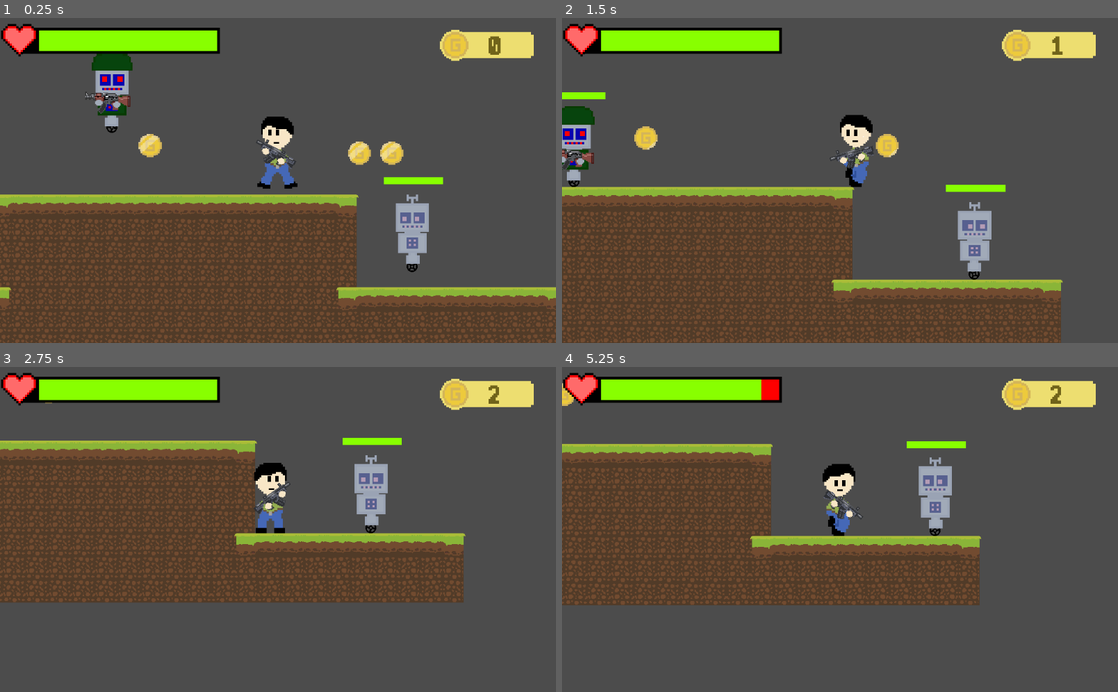
Above: before the commit, frames 1-4 (two rows, left to right).
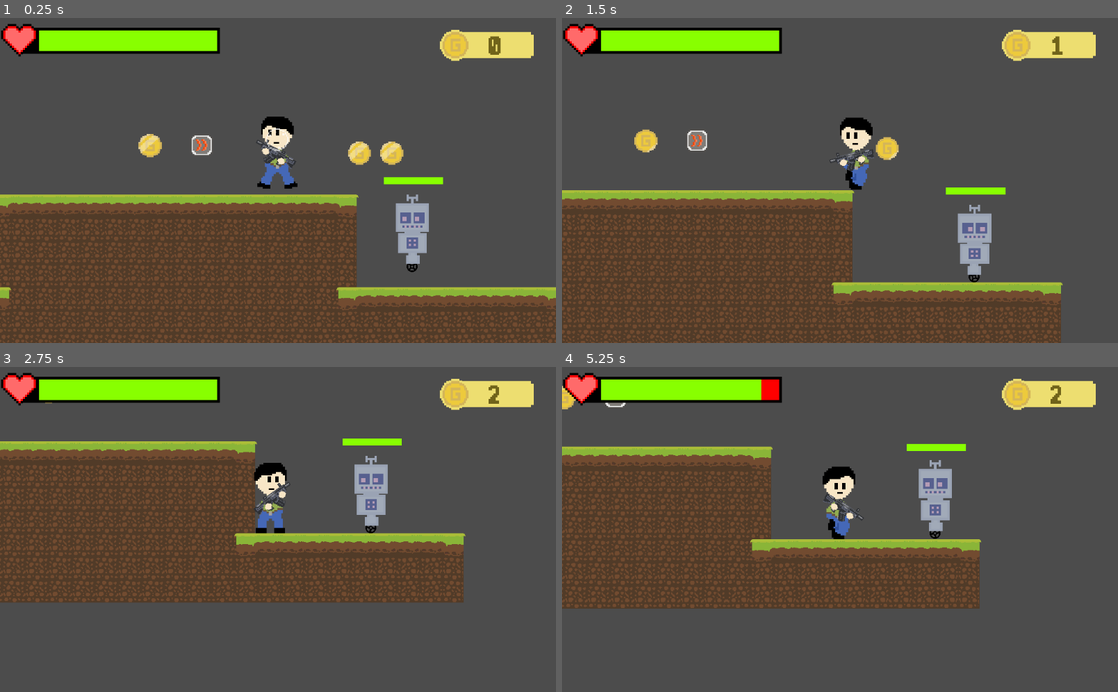
Above: after the commit, the same moments.

Repository: megarubber/green
Game: Godot game, scene res://levels/TestLevel.tscn
Same seed, same stepped clock (60 frames per second), same inputs: the game is played once before the commit and once after it.
Inputs (mouse positions are in pixels of both pictures, inside the frame that each line leads up to):
- Up to frame 1 (0.25 s): no input
- Up to frame 2 (1.5 s): move the mouse to (962, 164) at 0.52 s; hold Right (ui_right) from 0.53 s (still down); tap Up (ui_up) at 0.6, 0.77, 1.07, 1.35 s; move the mouse to (728, 196) at 1.27 s
- Up to frame 3 (2.75 s): tap Up (ui_up) at 1.52, 1.82, 2.1 s; move the mouse to (333, 458) at 2.02 s; release Right (ui_right) at 2.03 s; hold Left (ui_left) from 2.03 s (still down)
- Up to frame 4 (5.25 s): move the mouse to (812, 594) at 2.77 s; release Left (ui_left) at 2.78 s; hold Right (ui_right) 2.78-4.28 s; tap Up (ui_up) at 2.85, 3.02, 3.32, 3.6, 3.77, 4.07, 4.35, 4.52, 4.82, 5.1 s; move the mouse to (1006, 578) at 3.52 s; move the mouse to (673, 480) at 4.27 s; hold Left (ui_left) 4.28-5.03 s; move the mouse to (867, 529) at 5.02 s; hold Right (ui_right) from 5.03 s (still down)

The runs differ from the first frame. In frame 1, 1.5% of the frame differs, in the area x 15-52%, y 10-43%; in frame 2, 15%, in the area x 0-91%, y 22-100%; in frame 3, 1.4%; in frame 4, 12%.

Commit message:
feat: powerups

Diff:
--- /dev/null
+++ b/collectables/powerups/PowerUp.gd
@@ -0,0 +1,33 @@
+extends Area2D
+
+# Node Referencing
+onready var sprite = $AnimatedSprite
+
+# Signal
+signal player_entered(type)
+
+# Enum
+enum {SPEED, JUMP, GUN}
+
+# General Variables
+export(int) var type = SPEED
+
+func _ready() -> void:
+	match type:
+		SPEED:
+			sprite.play("speed")
+		JUMP:
+			sprite.play("jump")
+		GUN:
+			sprite.play("gun")
+	sprite.scale = Vector2(1, 1)
+
+func _on_Coin_body_entered(body) -> void:
+	if body.is_in_group("player"):
+		emit_signal("player_entered", type)
+		sprite.play("collected")
+		sprite.scale = Vector2(0.7, 0.7)
+
+func _on_AnimatedSprite_animation_finished() -> void:
+	if sprite.get_animation() == "collected":
+		queue_free()
--- /dev/null
+++ b/collectables/powerups/PowerUp.tscn
@@ -0,0 +1,52 @@
+[gd_scene load_steps=13 format=2]
+
+[ext_resource path="res://collectables/powerups/powerup-1.png" type="Texture" id=1]
+[ext_resource path="res://collectables/powerups/PowerUp.gd" type="Script" id=2]
+[ext_resource path="res://collectables/powerups/powerup-3.png" type="Texture" id=3]
+[ext_resource path="res://collectables/powerups/powerup-2.png" type="Texture" id=4]
+[ext_resource path="res://others/effects/collected-2.png" type="Texture" id=8]
+[ext_resource path="res://others/effects/collected-3.png" type="Texture" id=9]
+[ext_resource path="res://others/effects/collected-5.png" type="Texture" id=10]
+[ext_resource path="res://others/effects/collected-4.png" type="Texture" id=11]
+[ext_resource path="res://others/effects/collected-6.png" type="Texture" id=12]
+[ext_resource path="res://others/effects/collected-1.png" type="Texture" id=13]
+
+[sub_resource type="SpriteFrames" id=2]
+animations = [ {
+"frames": [ ExtResource( 1 ) ],
+"loop": true,
+"name": "speed",
+"speed": 5.0
+}, {
+"frames": [ ExtResource( 13 ), ExtResource( 8 ), ExtResource( 9 ), ExtResource( 11 ), ExtResource( 10 ), ExtResource( 12 ) ],
+"loop": false,
+"name": "collected",
+"speed": 20.0
+}, {
+"frames": [ ExtResource( 3 ) ],
+"loop": true,
+"name": "gun",
+"speed": 5.0
+}, {
+"frames": [ ExtResource( 4 ) ],
+"loop": true,
+"name": "jump",
+"speed": 5.0
+} ]
+
+[sub_resource type="RectangleShape2D" id=1]
+extents = Vector2( 7, 7 )
+
+[node name="PowerUp" type="Area2D"]
+collision_layer = 4
+script = ExtResource( 2 )
+
+[node name="AnimatedSprite" type="AnimatedSprite" parent="."]
+frames = SubResource( 2 )
+animation = "speed"
+
+[node name="CollisionShape2D" type="CollisionShape2D" parent="."]
+shape = SubResource( 1 )
+
+[connection signal="body_entered" from="." to="." method="_on_Coin_body_entered"]
+[connection signal="animation_finished" from="AnimatedSprite" to="." method="_on_AnimatedSprite_animation_finished"]
--- a/levels/TestLevel.tscn
+++ b/levels/TestLevel.tscn
@@ -6,6 +6,7 @@
 [ext_resource path="res://enemy/sprites_enemy2/FollowerEnemy.tscn" type="PackedScene" id=4]
 [ext_resource path="res://others/hud/HUD.tscn" type="PackedScene" id=5]
 [ext_resource path="res://collectables/coin/Coin.tscn" type="PackedScene" id=6]
+[ext_resource path="res://collectables/powerups/PowerUp.tscn" type="PackedScene" id=7]
 
 [sub_resource type="ConvexPolygonShape2D" id=1]
 points = PoolVector2Array( 64, 64, 0, 64, 0, 0, 64, 0 )
@@ -363,18 +364,31 @@
 position = Vector2( 654, 59 )
 
 [node name="FollowerEnemy" parent="." instance=ExtResource( 4 )]
-position = Vector2( -171, -327 )
-
-[node name="HUD" parent="." instance=ExtResource( 5 )]
-
-[node name="Coin" parent="." instance=ExtResource( 6 )]
+position = Vector2( -942, -40 )
+
+[node name="Coins" type="Node2D" parent="."]
+
+[node name="Coin" parent="Coins" instance=ExtResource( 6 )]
 position = Vector2( -65, -136 )
 scale = Vector2( 2, 2 )
 
-[node name="Coin2" parent="." instance=ExtResource( 6 )]
+[node name="Coin2" parent="Coins" instance=ExtResource( 6 )]
 position = Vector2( 513, -115 )
 scale = Vector2( 2, 2 )
 
-[node name="Coin3" parent="." instance=ExtResource( 6 )]
+[node name="Coin3" parent="Coins" instance=ExtResource( 6 )]
 position = Vector2( 602, -115 )
 scale = Vector2( 2, 2 )
+
+[node name="PowerUps" type="Node2D" parent="."]
+
+[node name="PowerUp" parent="PowerUps" instance=ExtResource( 7 )]
+position = Vector2( 77, -137 )
+scale = Vector2( 4, 4 )
+
+[node name="PowerUp2" parent="PowerUps" instance=ExtResource( 7 )]
+position = Vector2( 286, -153 )
+scale = Vector2( 4, 4 )
+type = 1
+
+[node name="HUD" parent="." instance=ExtResource( 5 )]
--- a/player/Player.gd
+++ b/player/Player.gd
@@ -4,8 +4,6 @@
 const UP = Vector2(0, -1)
 const GRAVITY = 20
 const ACCELERATION = 50
-const MAX_SPEED = 250
-const MAX_JUMP_HEIGHT = -850
 const DAMAGE = 10
 
 # General Variables
@@ -13,6 +11,8 @@
 export var knockback = 15000
 export var knockup = 100
 var hit = false
+var max_speed = 250
+var max_jump_height = -850
 
 # Nodes Referencing
 onready var body_sprite = $BodySprite
@@ -28,6 +28,8 @@
 
 func _ready() -> void:
 	z_index = -2
+	for powerup in get_parent().get_node("PowerUps").get_children():
+		powerup.connect("player_entered", self, "_powerup")
 
 func execute_animation() -> void: # Player's animation function
 	if is_on_floor():
@@ -54,16 +56,16 @@
 	var friction = false
 
 	if Input.is_action_pressed("ui_right"):
-		motion.x = min(motion.x + ACCELERATION, MAX_SPEED)
+		motion.x = min(motion.x + ACCELERATION, max_speed)
 	elif Input.is_action_pressed("ui_left"):
-		motion.x = max(motion.x - ACCELERATION, -MAX_SPEED)
+		motion.x = max(motion.x - ACCELERATION, -max_speed)
 	else:
 		motion.x = 0
 		friction = true
 
 	if is_on_floor():
 		if Input.is_action_just_pressed("ui_up"):
-			motion.y = MAX_JUMP_HEIGHT
+			motion.y = max_jump_height
 		if friction == true:
 			motion.x = lerp(motion.x, 0, 0.2)
 	else:
@@ -110,3 +112,14 @@
 		player_visible(false)
 	player_visible(true)
 	hit = false
+
+func _powerup(type):
+	match type:
+		0: # Speed PowerUp
+			max_speed = 550
+			yield(get_tree().create_timer(5), "timeout")
+			max_speed = 250
+		1:
+			max_jump_height = -1000
+			yield(get_tree().create_timer(5), "timeout")
+			max_jump_height = -850
Binary file added: collectables/lifebar/heart.png
Not shown, added: collectables/lifebar/heart.png.import
Binary file added: collectables/points/points.png
Not shown, added: collectables/points/points.png.import
Binary file added: collectables/powerups/powerup-1.png
Not shown, added: collectables/powerups/powerup-1.png.import
Binary file added: collectables/powerups/powerup-2.png
Not shown, added: collectables/powerups/powerup-2.png.import
Binary file added: collectables/powerups/powerup-3.png
Not shown, added: collectables/powerups/powerup-3.png.import
Not shown: 1 places in levels/TestLevel.tscn that only renumber resources
